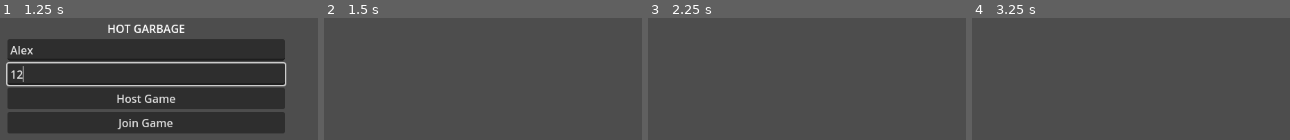
Above: before the commit, frames 1-4 (left to right).
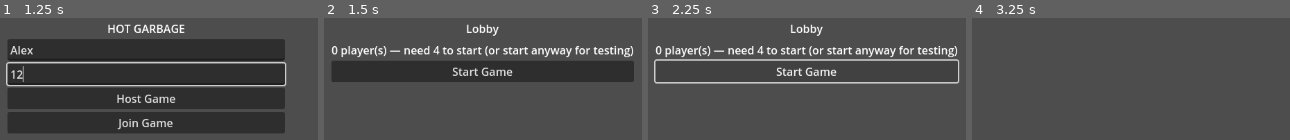
Above: after the commit, the same moments.

Repository: kevinBlum/hot-garbage
Game: Godot game, scene res://src/scenes/main_menu.tscn
Same seed, same stepped clock (60 frames per second), same inputs: the game is played once before the commit and once after it.
Inputs (mouse positions are in pixels of both pictures, inside the frame that each line leads up to):
- Up to frame 1 (1.25 s): click (146, 49) at 0.52 s; type "Alex" at 0.6 s; click (146, 74) at 0.75 s; type "12" at 0.83 s
- Up to frame 2 (1.5 s): click "Host Game" at 1.25 s
- Up to frame 3 (2.25 s): click (807, 71) at 2 s, where only the run after the commit has a clickable "Start Game"
- Up to frame 4 (3.25 s): click (1131, 71) at 2.75 s, where only the run after the commit has a clickable "Start Game"

Frame 1 is identical in both runs. In frame 2, 20% of the frame differs, in the area x 2-98%, y 4-53%; in frame 3, 7.8%; in frame 4, nothing differs.
Error in both runs: Assertion failed: Failed to create server: 20 (res://src/network/network_manager.gd:21)

Commit message:
feat: lobby scene — player list with host start button

Diff:
--- a/hot-garbage-godot/src/scenes/lobby.gd
+++ b/hot-garbage-godot/src/scenes/lobby.gd
@@ -1,3 +1,56 @@
 extends Control
+
+var _player_list: VBoxContainer
+var _start_btn: Button
+var _status_label: Label
+
 func _ready() -> void:
-	pass
+	_build_ui()
+	NetworkManager.player_registered.connect(_on_player_changed)
+	NetworkManager.player_disconnected.connect(_on_player_changed)
+	_refresh_player_list()
+
+func _build_ui() -> void:
+	var vbox := VBoxContainer.new()
+	vbox.set_anchors_preset(Control.PRESET_CENTER)
+	vbox.custom_minimum_size = Vector2(400, 400)
+	add_child(vbox)
+
+	var title := Label.new()
+	title.text = "Lobby"
+	title.horizontal_alignment = HORIZONTAL_ALIGNMENT_CENTER
+	vbox.add_child(title)
+
+	_player_list = VBoxContainer.new()
+	vbox.add_child(_player_list)
+
+	_status_label = Label.new()
+	_status_label.horizontal_alignment = HORIZONTAL_ALIGNMENT_CENTER
+	vbox.add_child(_status_label)
+
+	if NetworkManager.is_host():
+		_start_btn = Button.new()
+		_start_btn.text = "Start Game"
+		_start_btn.pressed.connect(_on_start_pressed)
+		vbox.add_child(_start_btn)
+
+func _refresh_player_list() -> void:
+	for child in _player_list.get_children():
+		child.queue_free()
+	for peer_id in NetworkManager.player_names:
+		var lbl := Label.new()
+		lbl.text = "• %s" % NetworkManager.player_names[peer_id]
+		_player_list.add_child(lbl)
+	var count := NetworkManager.player_names.size()
+	if NetworkManager.is_host():
+		_status_label.text = "%d player(s) — need 4 to start (or start anyway for testing)" % count
+
+func _on_player_changed(_a = null, _b = null) -> void:
+	_refresh_player_list()
+
+func _on_start_pressed() -> void:
+	var player_ids: Array = []
+	for peer_id in NetworkManager.player_names:
+		player_ids.append(NetworkManager.player_names[peer_id])
+	GameServer.start_game(player_ids)
+	# GameServer will drive scene transitions from here
